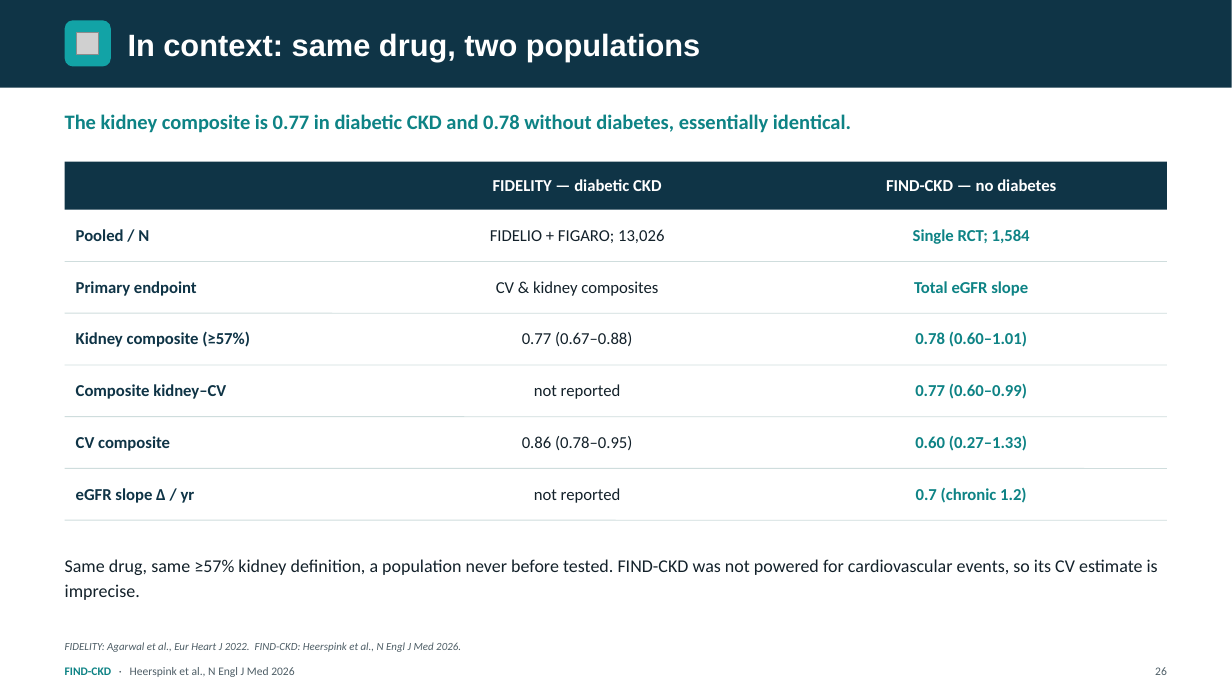
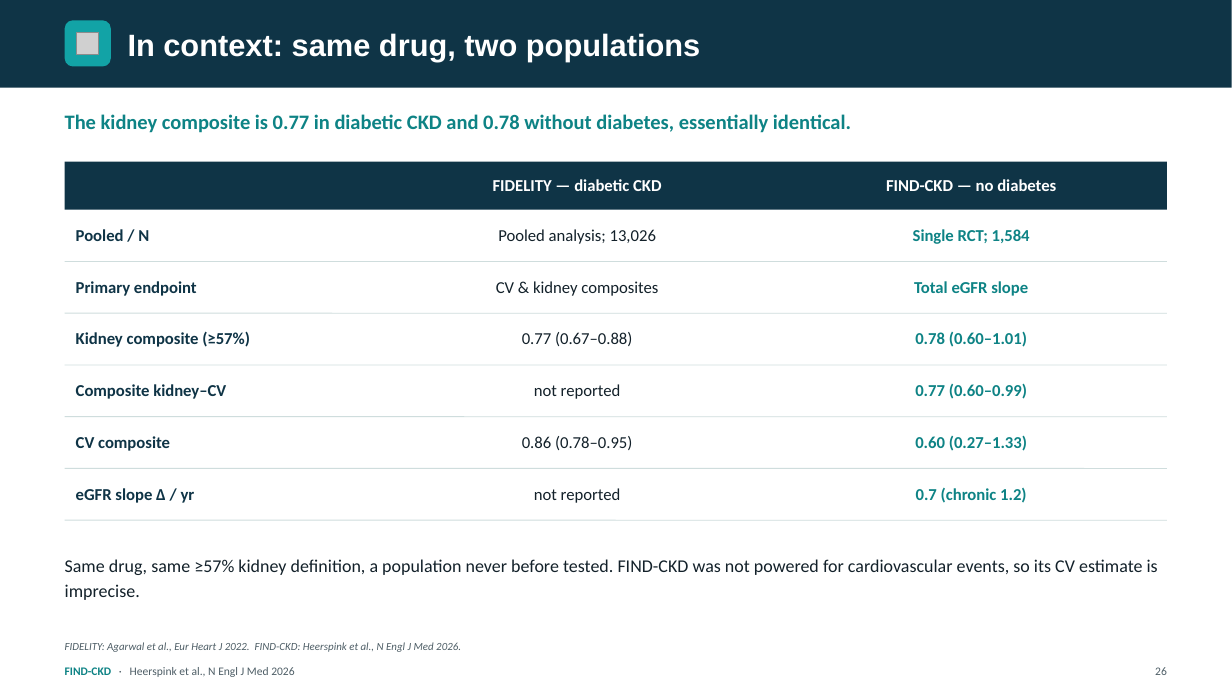
Before and after one commit to azbargarawan-sudo/clickwriting-landing, a slide deck: slide 26 of FIND-CKD.pptx. Drawn at 1232x693 pixels with LibreOffice and Linux fonts; fonts in the diff are those of the drawing; grey boxes stand for pictures. Boxes give left, top, right and bottom in pixels: in the first picture for what was removed or moved away, otherwise in the second. Text is boxed around its words. In the diff, an @@ line names an element or a change of style, - is before the commit and + after.

```diff
--- a/FIND-CKD.pptx
+++ b/FIND-CKD.pptx
@@ text at [498,229,656,244]: text changed @@
-FIDELIO + FIGARO; 13,026
+Pooled analysis; 13,026
```
Also in this commit, not shown: 3 other slides changed.
